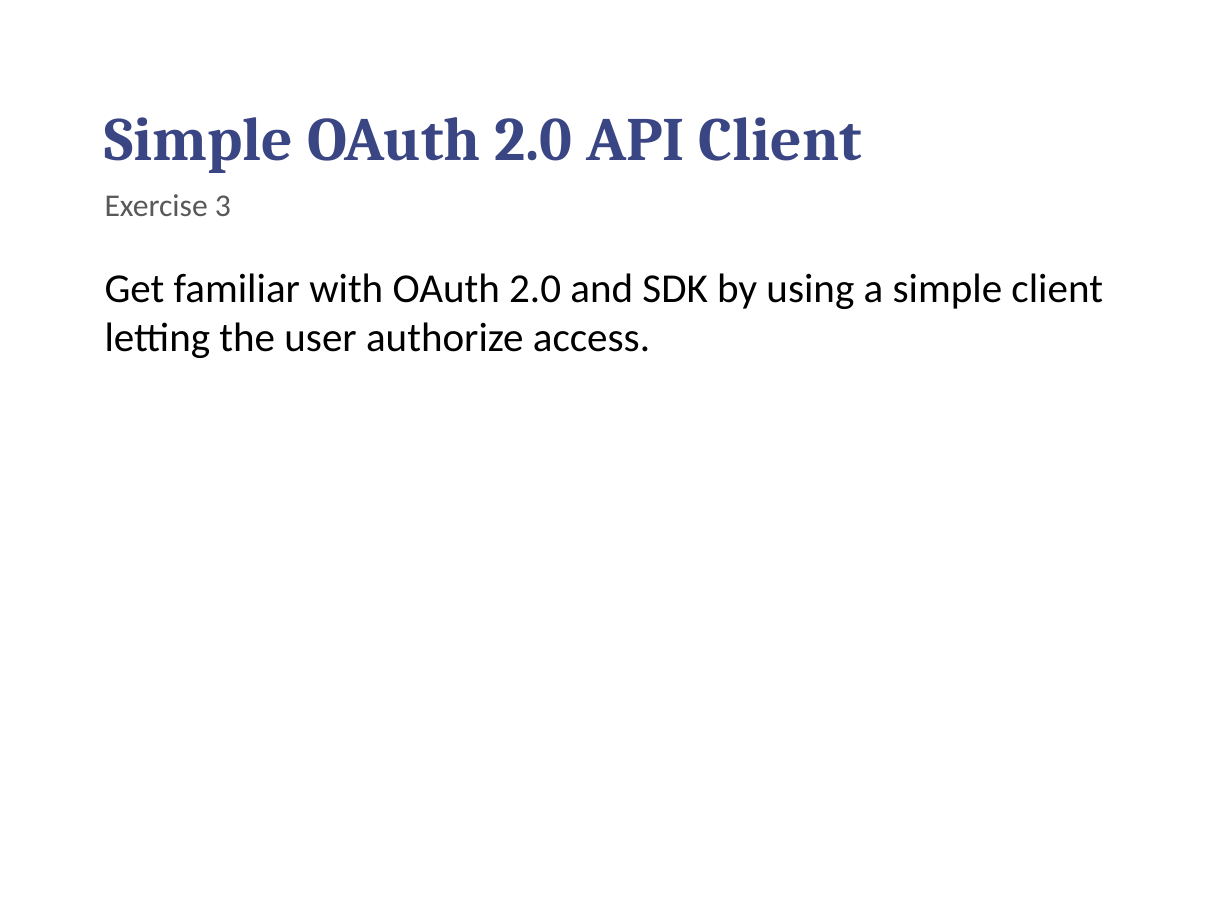
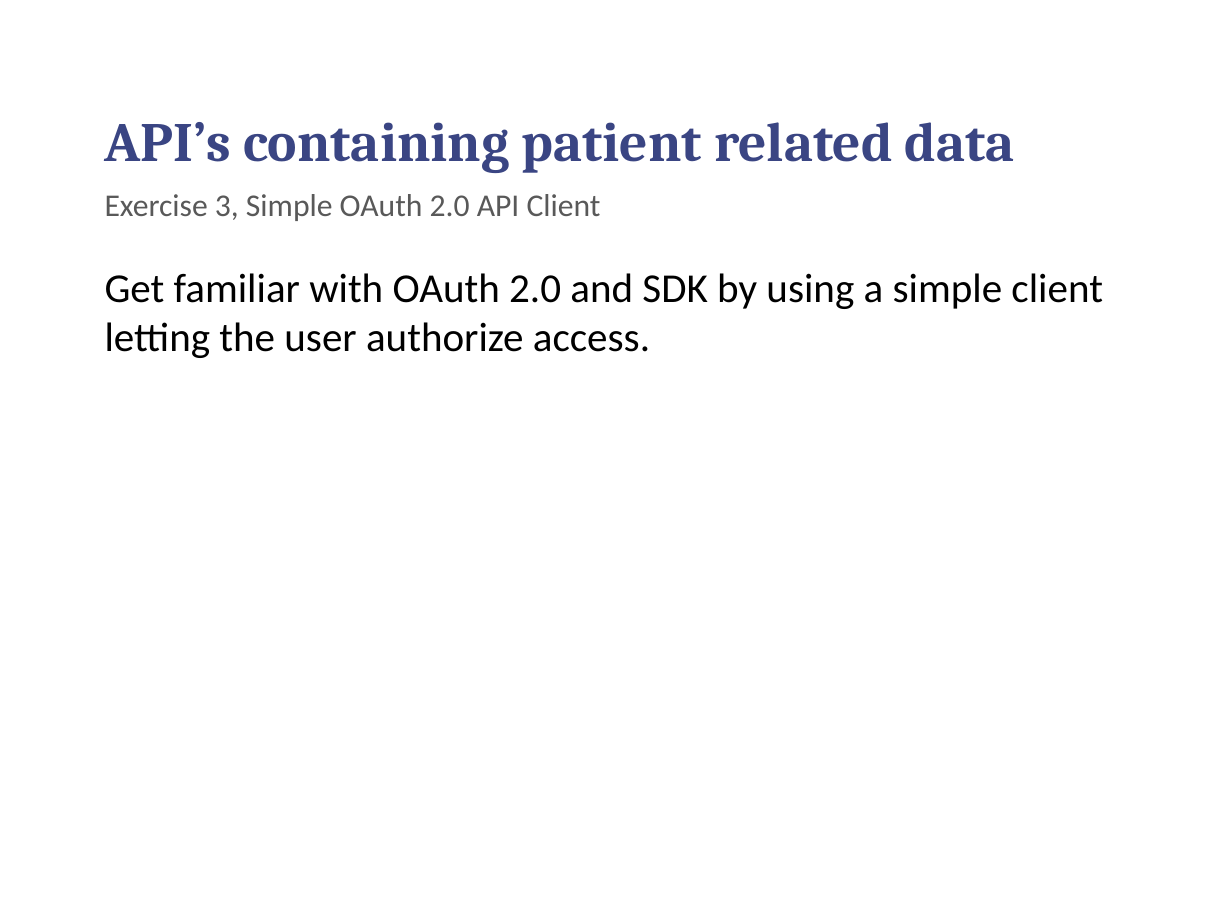
Before and after one commit to chilmers/cadec-healthcare-api-tutorial, a slide deck: slide 18 of Cadec-vårdens-apier.pptx. Drawn at 1232x924 pixels with LibreOffice and Linux fonts; fonts in the diff are those of the drawing; background and template pictures are left out. Boxes give left, top, right and bottom in pixels: in the first picture for what was removed or moved away, otherwise in the second. Text is boxed around its words. In the diff, an @@ line names an element or a change of style, - is before the commit and + after.

```diff
--- a/Cadec-vårdens-apier.pptx
+++ b/Cadec-vårdens-apier.pptx
@@ title at box(105, 122, 1015, 173): text changed; size 36 to 32.4 pt @@
-Simple OAuth 2.0 API Client
+API’s containing patient related data
@@ subtitle at box(105, 194, 601, 221): text changed @@
-Exercise 3
+Exercise 3, Simple OAuth 2.0 API Client
```
Also in this commit, not shown: 4 other slides changed, 2 slides added.
